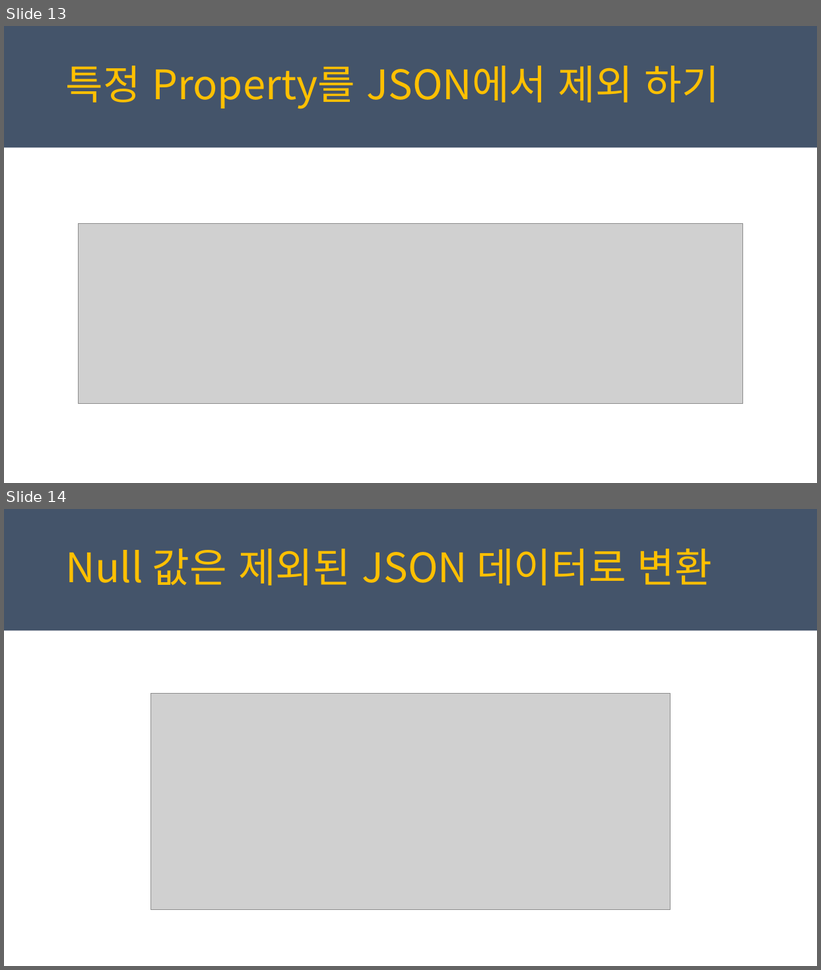
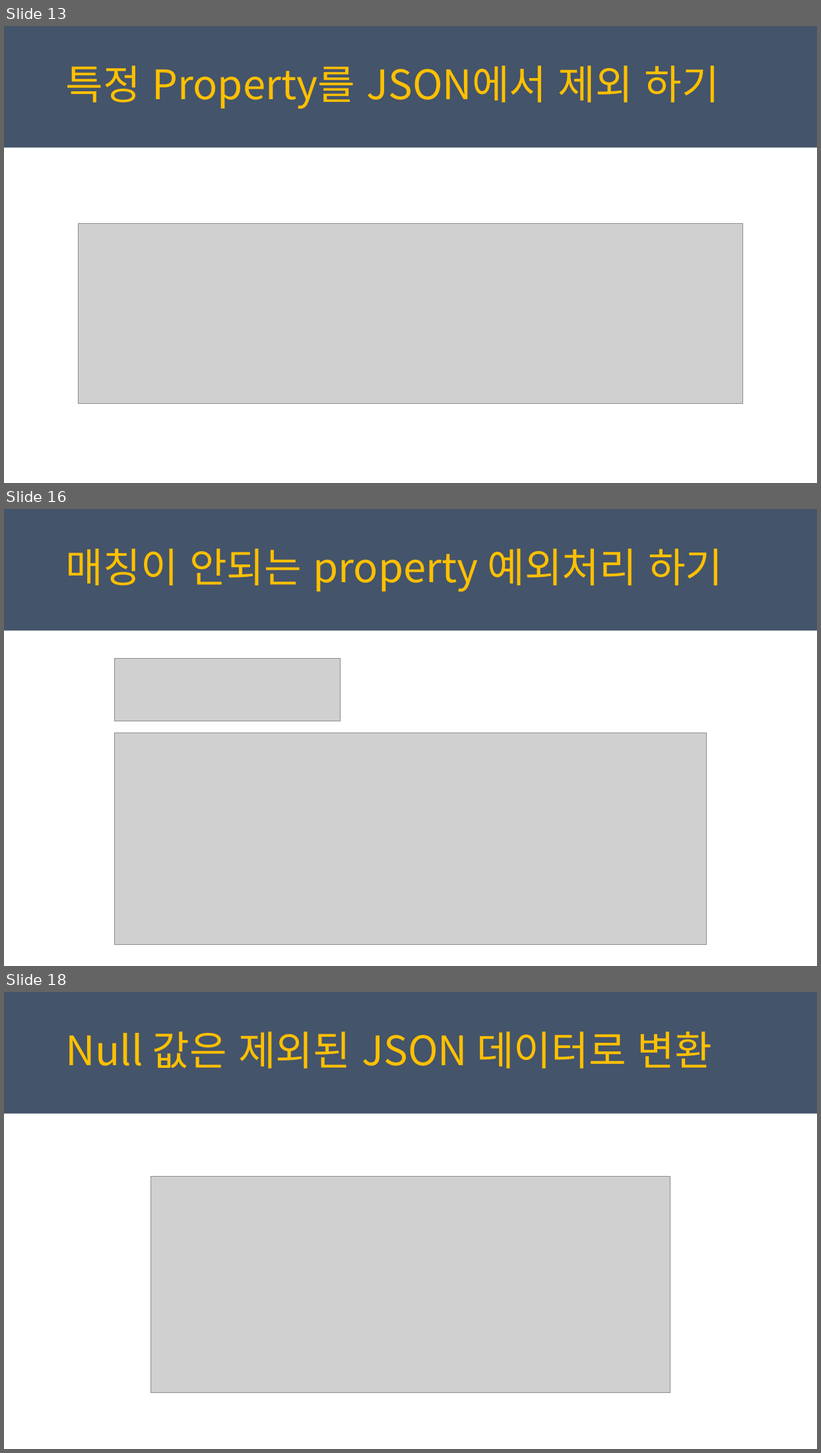
Before and after one commit to juniair/Summary-PPT, a slide deck: Newton.Json 사용법.pptx. Shown one above the other, each under a label of ours: slides 13 and 14 before the commit, slides 13, 16 and 18 after it; the slides between them are not shown. The pictures are 821x970 and 821x1453 pixels, drawn with LibreOffice and Linux fonts; fonts in the diff are those of the drawing; grey boxes stand for pictures. Boxes give left, top, right and bottom in pixels: in the first picture for what was removed or moved away, otherwise in the second. Text is boxed around its words. In the diff, an @@ line names an element or a change of style, - is before the commit and + after.

```diff
--- a/Newton.Json 사용법.pptx
+++ b/Newton.Json 사용법.pptx
@@ slide 16 added at box(4, 509, 817, 966), background #FFFFFF; not listed: 1 template element that a slide beside it also shows @@
@@ text added at box(66, 549, 723, 592), 48 pt, text #FFC000 @@
+매칭이 안되는 property 예외처리 하기
@@ picture added at box(114, 658, 340, 722) @@
@@ picture added at box(114, 733, 707, 945) @@
@@ what was slide 14 is now slide 18 @@
```
Also in this commit, not shown: 3 other slides added, 1 other file.
